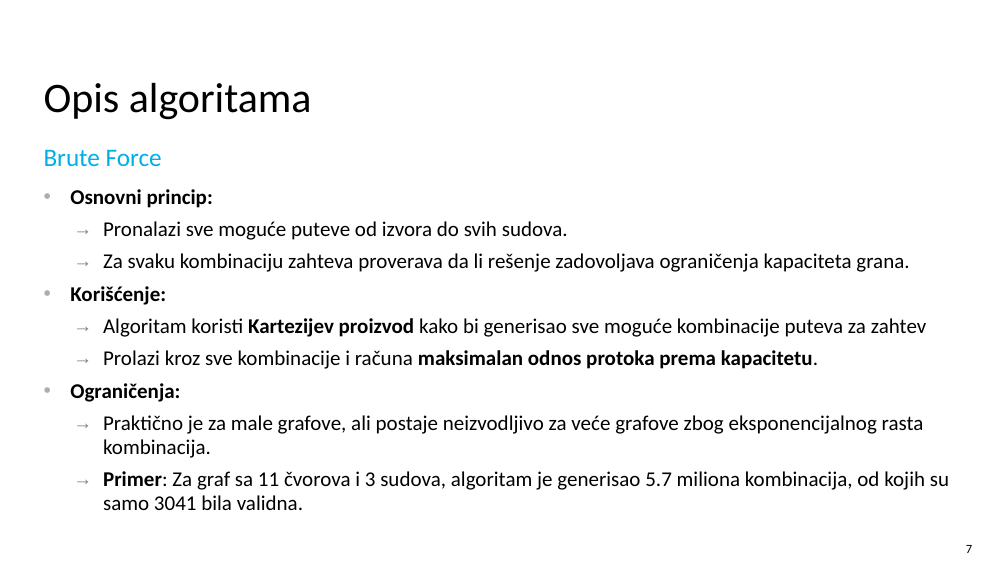
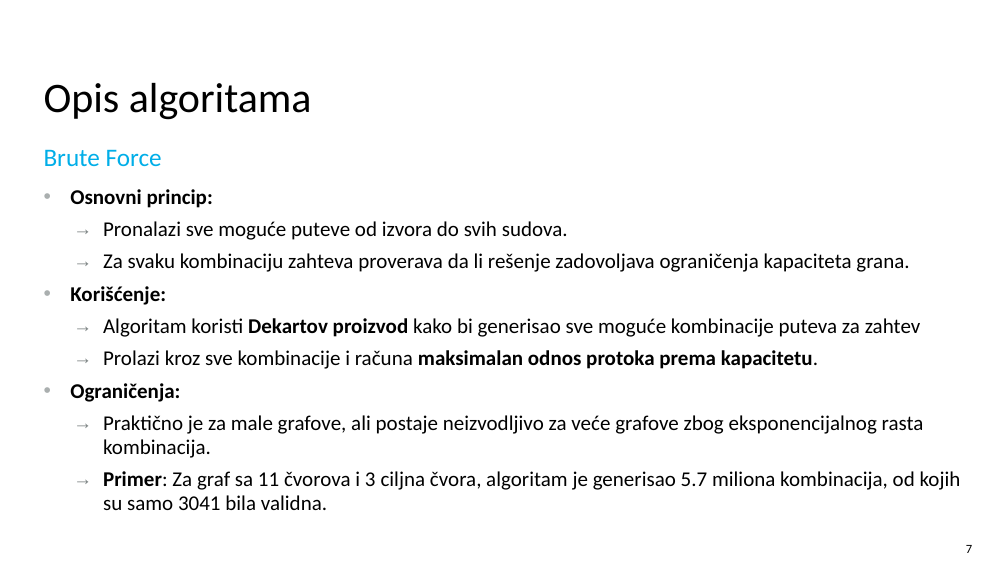
Before and after one commit to aleksatoroman/unsplittable-flow-optimizer, a slide deck: slide 7 of docs/minimum_unsplittable_flow_optimizer_sr.pptx. Drawn at 1008x567 pixels with LibreOffice and Linux fonts; fonts in the diff are those of the drawing. Boxes give left, top, right and bottom in pixels: in the first picture for what was removed or moved away, otherwise in the second. Text is boxed around its words. In the diff, an @@ line names an element or a change of style, - is before the commit and + after.

Commit message:
Update pptx

```diff
--- a/docs/minimum_unsplittable_flow_optimizer_sr.pptx
+++ b/docs/minimum_unsplittable_flow_optimizer_sr.pptx
@@ text at bbox=[103, 318, 921, 337]: text changed @@
-  → Algoritam koristi Kartezijev proizvod kako bi generisao sve moguće kombinacije puteva za zahtev
+  → Algoritam koristi Dekartov proizvod kako bi generisao sve moguće kombinacije puteva za zahtev
@@ text at bbox=[103, 471, 961, 510]: text changed @@
-  → Primer: Za graf sa 11 čvorova i 3 sudova, algoritam je generisao 5.7 miliona kombinacija, od kojih su samo 3041 bila validna.
+  → Primer: Za graf sa 11 čvorova i 3 ciljna čvora, algoritam je generisao 5.7 miliona kombinacija, od kojih su samo 3041 bila validna.
```
